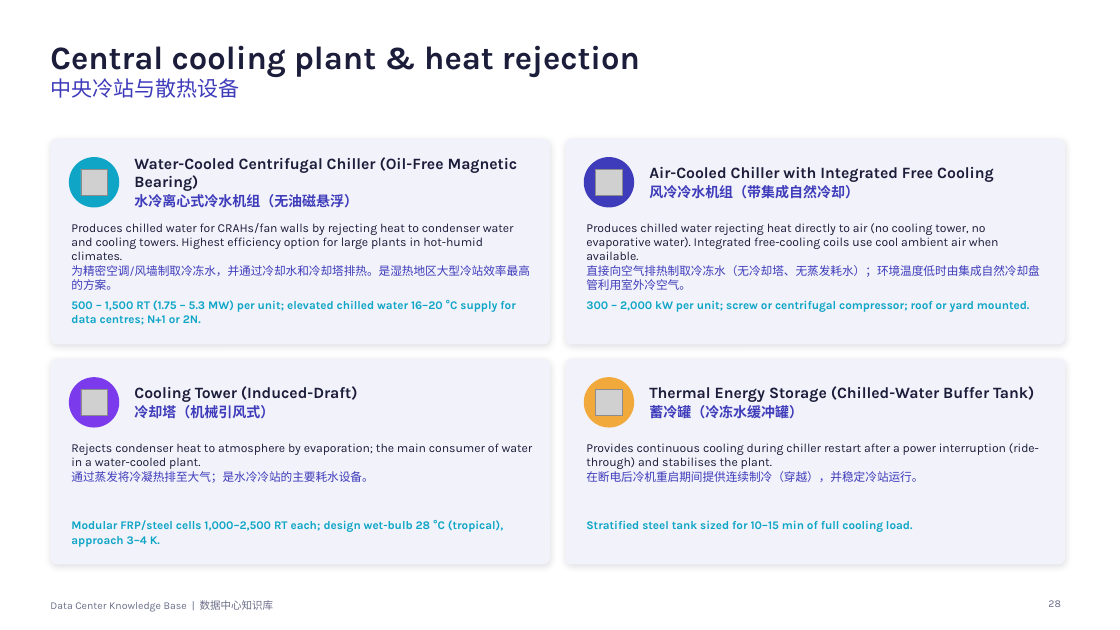
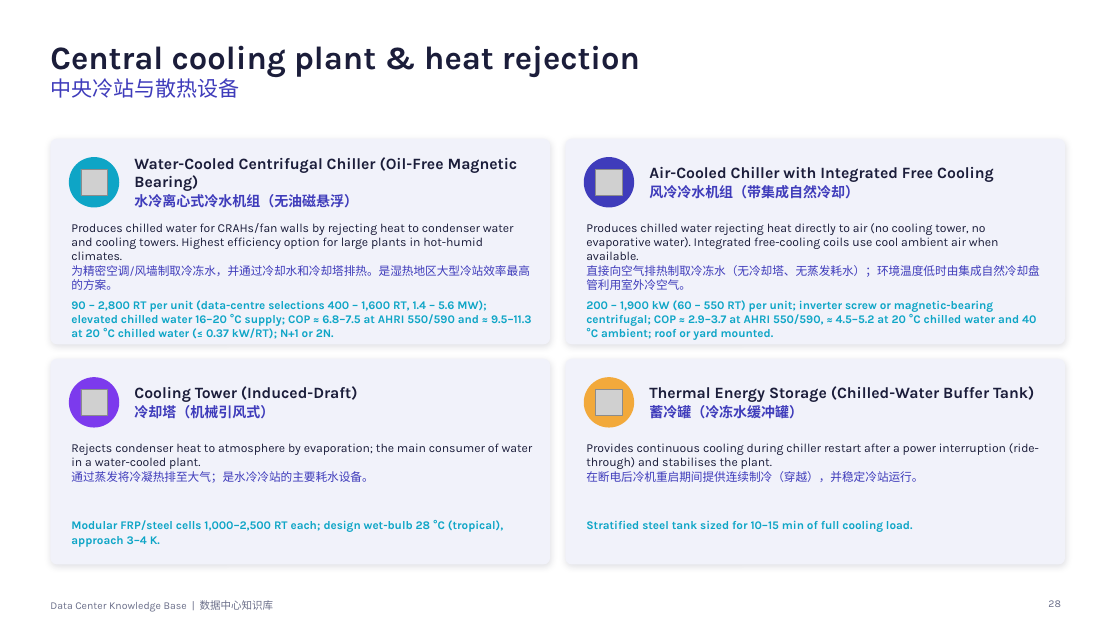
Before and after one commit to Alexandervsq/Data-Center-Project-Assessment, a slide deck: slide 28 of downloads/Data Center Knowledge Base (EN-ZH).pptx. Drawn at 1120x630 pixels with LibreOffice and Linux fonts; fonts in the diff are those of the drawing; grey boxes stand for pictures. Boxes give left, top, right and bottom in pixels: in the first picture for what was removed or moved away, otherwise in the second. Text is boxed around its words. In the diff, an @@ line names an element or a change of style, - is before the commit and + after.

```diff
--- a/downloads/Data Center Knowledge Base (EN-ZH).pptx
+++ b/downloads/Data Center Knowledge Base (EN-ZH).pptx
@@ text at (x1=71, y1=300, x2=532, y2=339): text changed @@
-500 – 1,500 RT (1.75 – 5.3 MW) per unit; elevated chilled water 16–20 °C supply for data centres; N+1 or 2N.
+90 – 2,800 RT per unit (data-centre selections 400 – 1,600 RT, 1.4 – 5.6 MW); elevated chilled water 16–20 °C supply; COP ≈ 6.8–7.5 at AHRI 550/590 and ≈ 9.5–11.3 at 20 °C chilled water (≤ 0.37 kW/RT); N+1 or 2N.
@@ text at (x1=586, y1=300, x2=1036, y2=340): text changed @@
-300 – 2,000 kW per unit; screw or centrifugal compressor; roof or yard mounted.
+200 – 1,900 kW (60 – 550 RT) per unit; inverter screw or magnetic-bearing centrifugal; COP ≈ 2.9–3.7 at AHRI 550/590, ≈ 4.5–5.2 at 20 °C chilled water and 40 °C ambient; roof or yard mounted.
```
Also in this commit, not shown: 3 other slides changed, 5 slides added, 10 other files.
